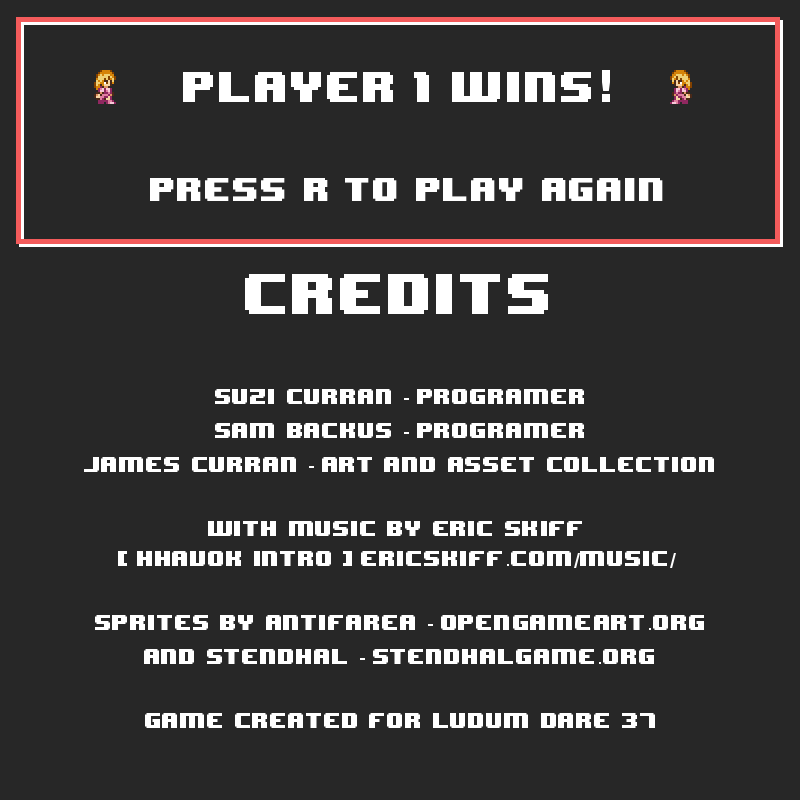
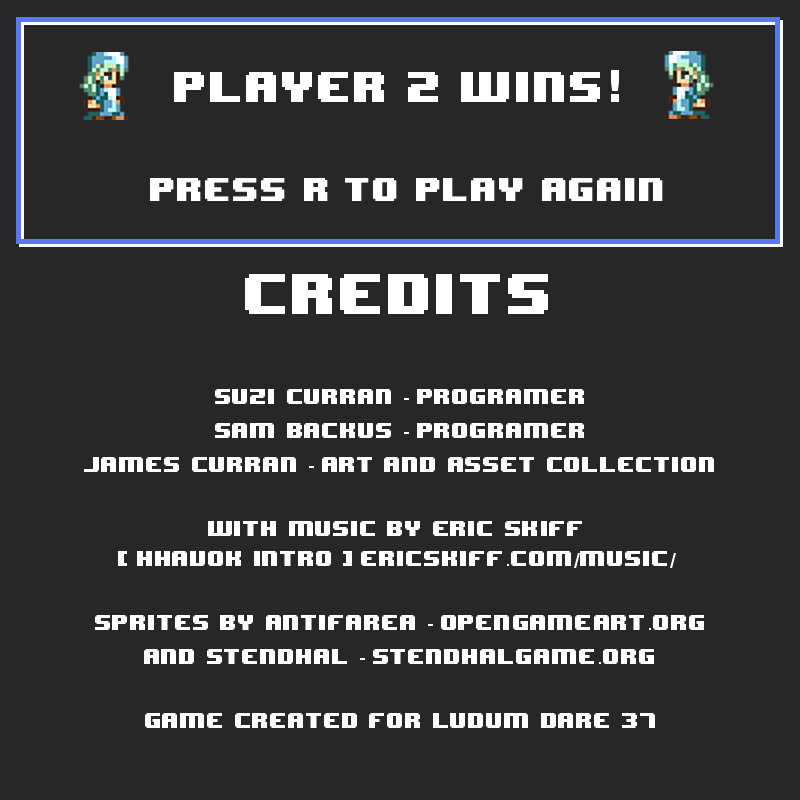
Revision of a layered w=800, h=800 image; what changed, layer by layer:
hid "P1 Sprite Right", painted on it over (664, 52, 704, 119)
hid "P1 Sprite Left", painted on it over (81, 52, 129, 120)
renamed "PLAYER 1 wINS!" to "PLAYER 2 wINS!", painted on it over (174, 70, 619, 102)
showed "Sprite Right", painted on it over (664, 51, 714, 119)
showed "Sprite Left", painted on it over (79, 52, 129, 120)
showed "Blue Frame copy" over (16, 17, 780, 244)
